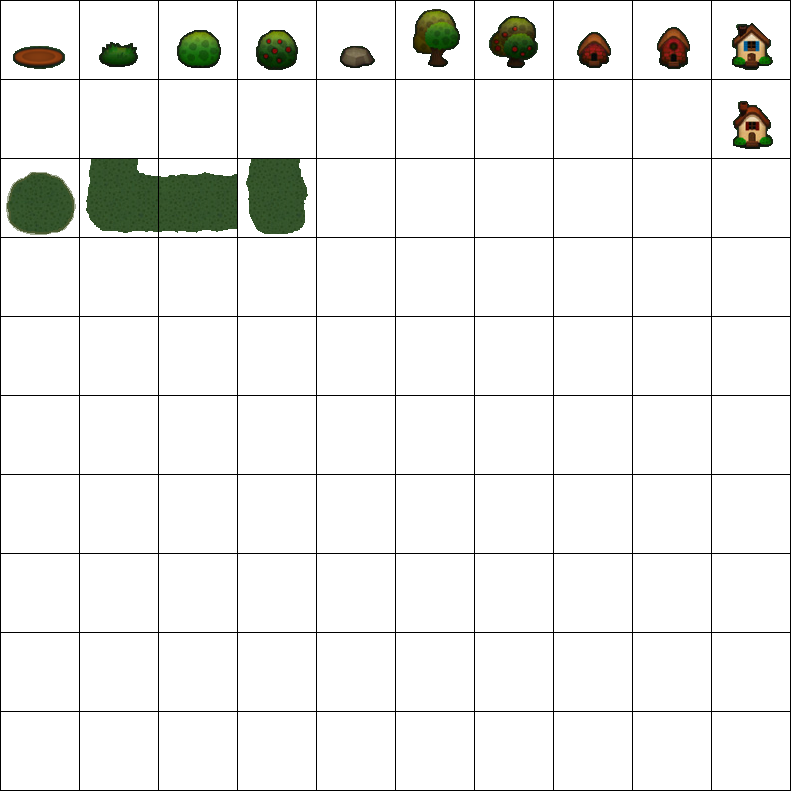
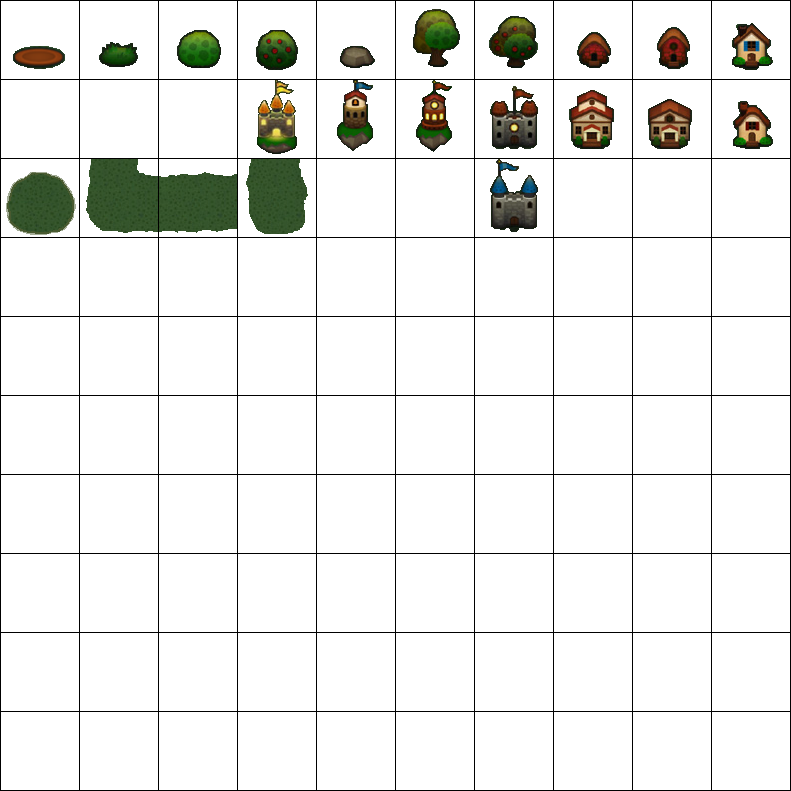
Revision of a layered w=791, h=791 image; what changed, layer by layer:
added layer "Layer 16" above "Layer 17" over (x1=648, y1=99, x2=692, y2=149)
added layer "Layer 17" above "Layer 18" over (x1=569, y1=90, x2=614, y2=149)
added layer "Layer 18" above "Layer 19" over (x1=490, y1=86, x2=538, y2=149)
added layer "Layer 19" above "Layer 20" over (x1=416, y1=80, x2=452, y2=152)
added layer "Layer 20" above "Layer 21" over (x1=337, y1=80, x2=373, y2=151)
added layer "Layer 21" above "Layer 22" over (x1=257, y1=80, x2=297, y2=154)
added layer "Layer 22" above "Layer 15" over (x1=490, y1=159, x2=538, y2=232)
painted on "Layer 15" over (x1=257, y1=80, x2=692, y2=232)
